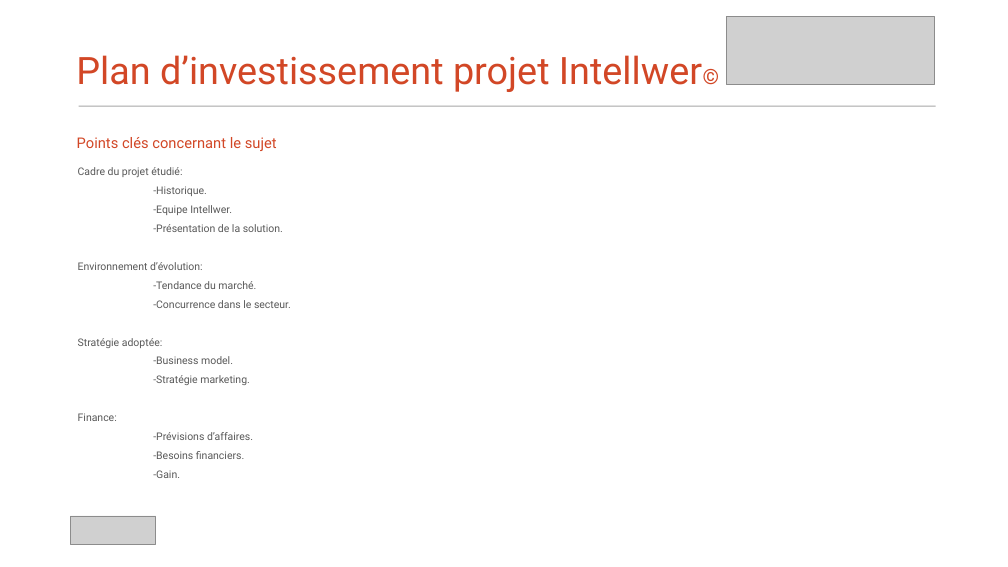
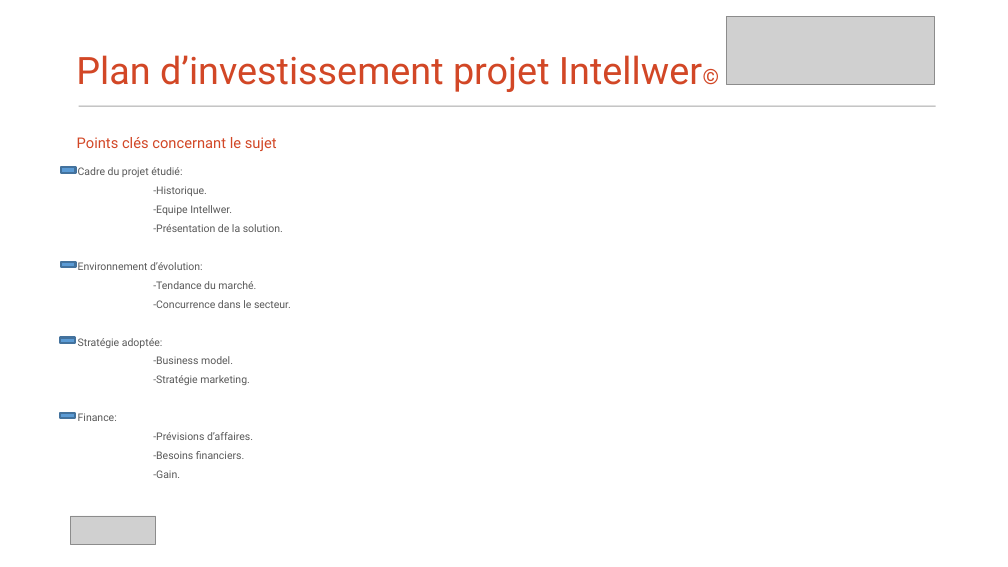
Before and after one commit to jferrier34/B4DIAPO, a slide deck: slide 1 of B4-Diaporama-julien.ferrier-Toulouse.pptx. Drawn at 1008x567 pixels with LibreOffice and Linux fonts; fonts in the diff are those of the drawing; grey boxes stand for pictures. Boxes give left, top, right and bottom in pixels: in the first picture for what was removed or moved away, otherwise in the second. Text is boxed around its words. In the diff, an @@ line names an element or a change of style, - is before the commit and + after.

```diff
--- a/B4-Diaporama-julien.ferrier-Toulouse.pptx
+++ b/B4-Diaporama-julien.ferrier-Toulouse.pptx
@@ rectangle added at (x1=61, y1=167, x2=76, y2=172), fill #5B9BD5, outline #43739E 2 pt @@
@@ rectangle added at (x1=61, y1=262, x2=76, y2=267), fill #5B9BD5, outline #43739E 2 pt @@
@@ rectangle added at (x1=60, y1=337, x2=75, y2=343), fill #5B9BD5, outline #43739E 2 pt @@
@@ rectangle added at (x1=60, y1=413, x2=75, y2=418), fill #5B9BD5, outline #43739E 2 pt @@
```
Also in this commit, not shown: 8 other slides changed, 11 slides added, 1 slide removed.
